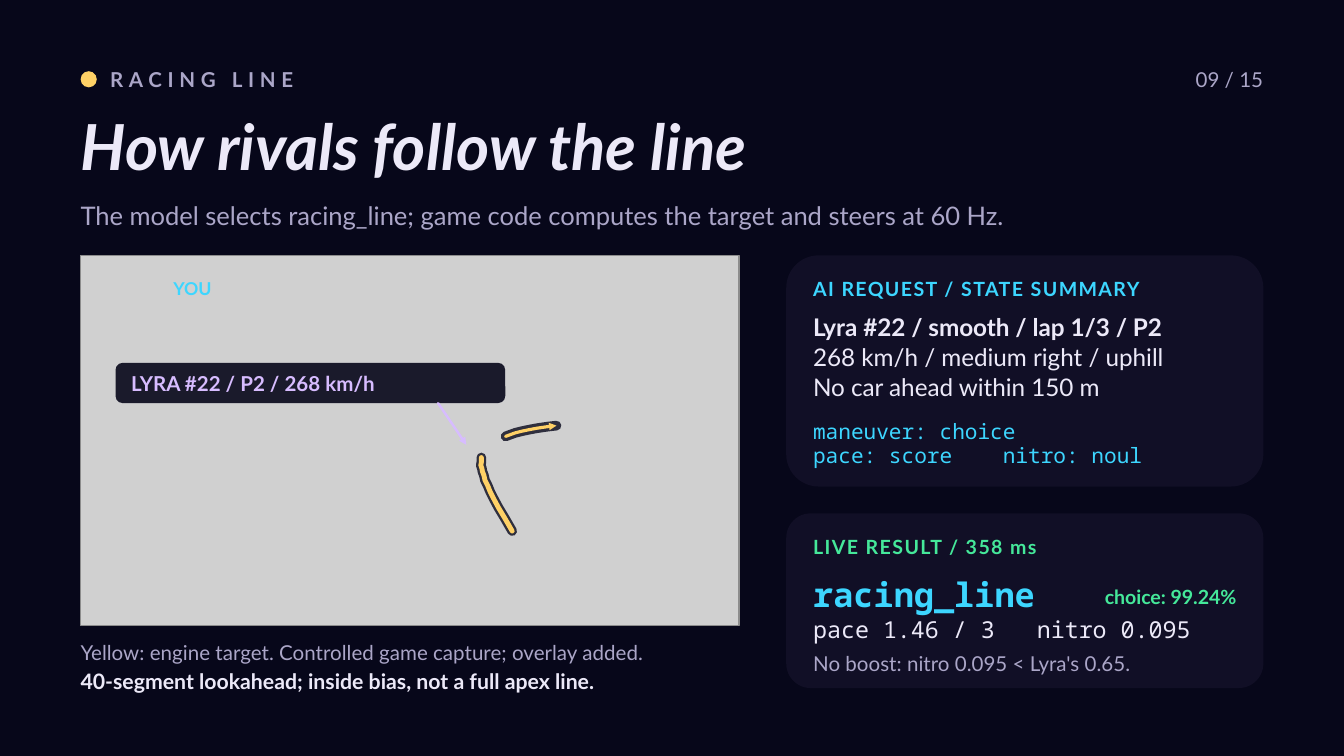
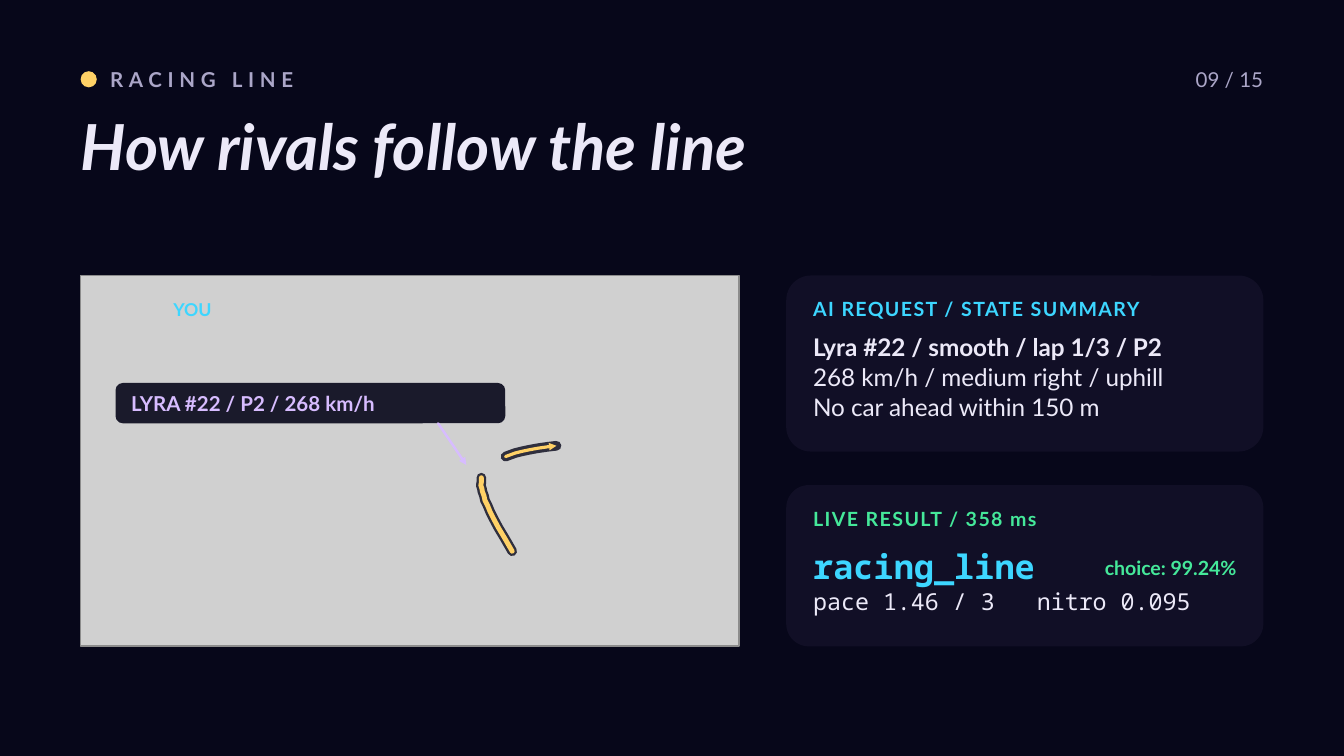
Before and after one commit to roryp/racing, a slide deck: slide 10 of docs/luna-gp-deck.pptx. Drawn at 1344x756 pixels with LibreOffice and Linux fonts; fonts in the diff are those of the drawing; grey boxes stand for pictures. Boxes give left, top, right and bottom in pixels: in the first picture for what was removed or moved away, otherwise in the second. Text is boxed around its words. In the diff, an @@ line names an element or a change of style, - is before the commit and + after.

```diff
--- a/docs/luna-gp-deck.pptx
+++ b/docs/luna-gp-deck.pptx
@@ text removed at box(81, 206, 1004, 230) @@
-The model selects racing_line; game code computes the target and steers at 60 Hz.
@@ rounded rectangle: place and size @@
-rounded rectangle at box(786, 255, 1263, 487)
+rounded rectangle at box(786, 276, 1263, 452)
@@ 4 freeform shapes, 3 texts, 1 picture, 1 rounded rectangle: place and size @@
-4 freeform shapes, 3 texts, 1 picture, 1 rounded rectangle at box(81, 255, 1164, 626)
+4 freeform shapes, 3 texts, 1 picture, 1 rounded rectangle at box(81, 276, 1164, 646)
@@ text removed at box(813, 423, 1142, 468) @@
-maneuver: choice
-pace: score nitro: noul
@@ rounded rectangle: place and size @@
-rounded rectangle at box(786, 513, 1263, 688)
+rounded rectangle at box(786, 485, 1263, 646)
@@ 4 texts: place and size @@
-4 texts at box(813, 539, 1237, 644)
+4 texts at box(813, 511, 1237, 616)
@@ text removed at box(81, 645, 643, 664) @@
-Yellow: engine target. Controlled game capture; overlay added.
@@ text removed at box(813, 656, 1130, 675) @@
-No boost: nitro 0.095 < Lyra's 0.65.
@@ text removed at box(81, 673, 594, 693) @@
-40-segment lookahead; inside bias, not a full apex line.
```
Also in this commit, not shown: 11 other slides changed.
